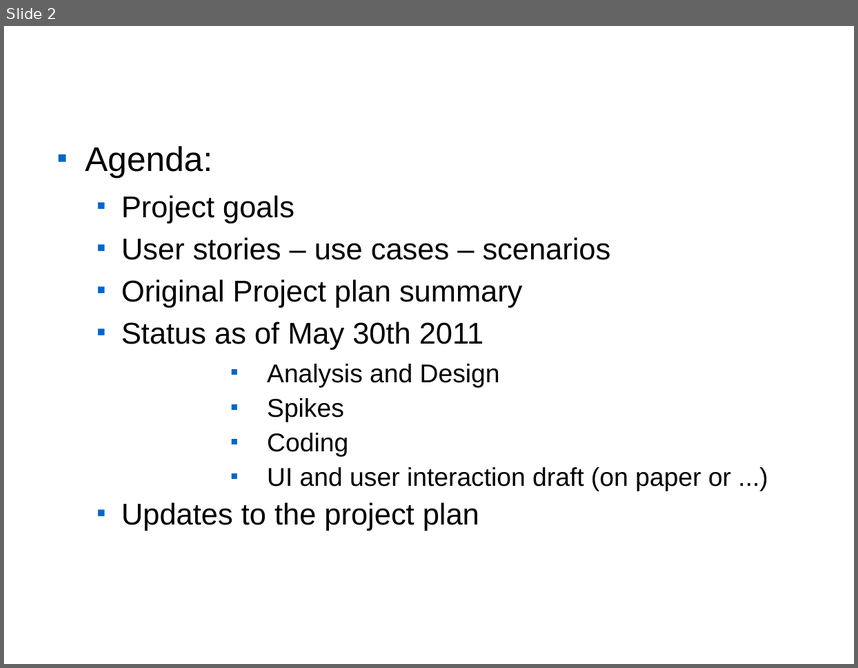
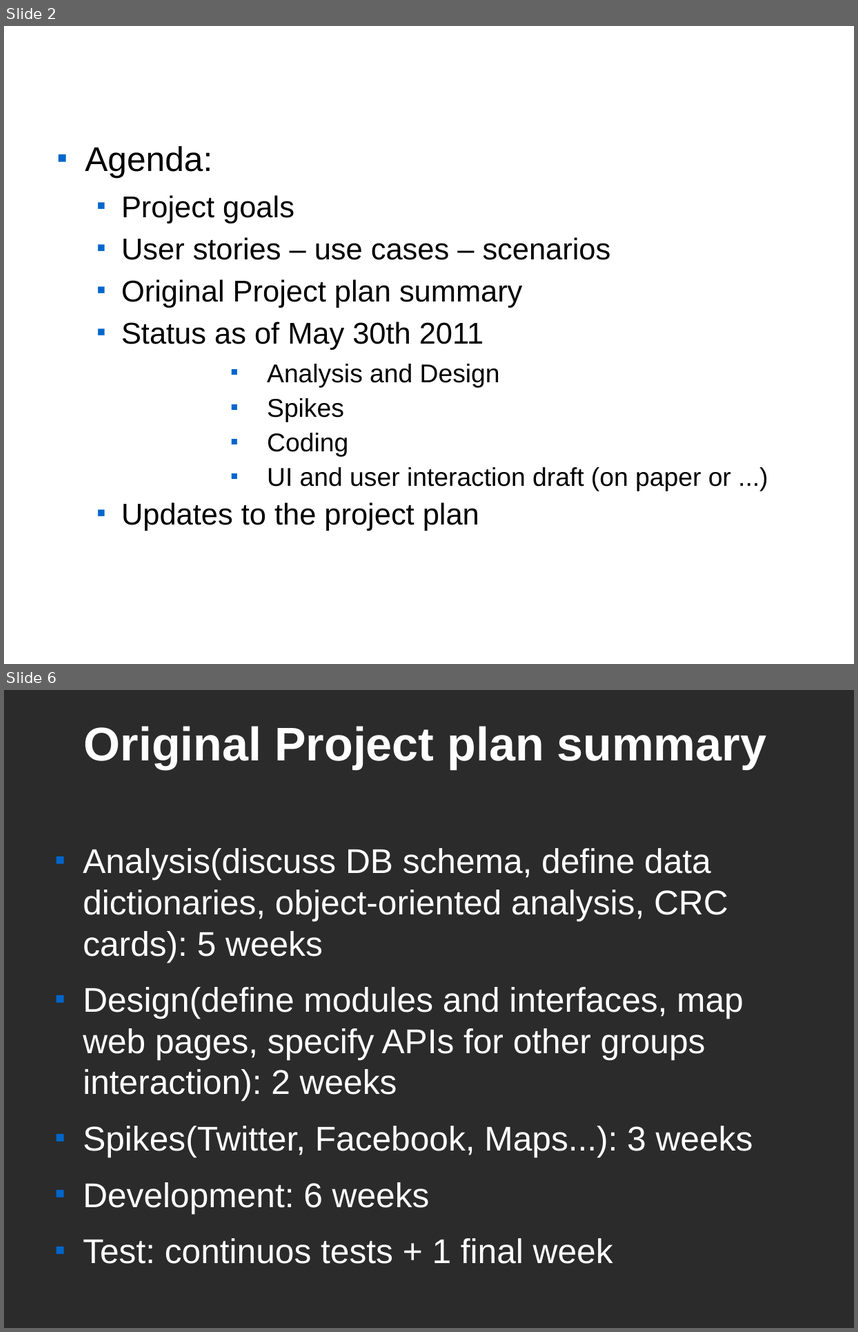
Before and after one commit to cdavide/dove-mangio-it, a slide deck: wiki/projectReviewTemplate.odp. Shown one above the other, each under a label of ours: slide 2 before the commit, slides 2 and 6 after it; the slides between them are not shown. The pictures are 858x668 and 858x1332 pixels, drawn with LibreOffice and Linux fonts; fonts in the diff are those of the drawing; background and template pictures are left out; a plain dark background stands for a picture behind light text. Boxes give left, top, right and bottom in pixels: in the first picture for what was removed or moved away, otherwise in the second. Text is boxed around its words. In the diff, an @@ line names an element or a change of style, - is before the commit and + after.

```diff
--- a/wiki/projectReviewTemplate.odp
+++ b/wiki/projectReviewTemplate.odp
@@ slide 6 added at <box>4,690,854,1328</box>, background picture (left out) @@
@@ title added at <box>84,726,767,769</box>, 44 pt, text #FFFFFF, bold @@
+Original Project plan summary
@@ text added at <box>83,848,753,1263</box>, 32 pt, text #FFFFFF @@
+■ Analysis(discuss DB schema, define data dictionaries, object-oriented analysis, CRC cards): 5 weeks
+■ Design(define modules and interfaces, map web pages, specify APIs for other groups interaction): 2 weeks
+■ Spikes(Twitter, Facebook, Maps...): 3 weeks
+■ Development: 6 weeks
+■ Test: continuos tests + 1 final week
```
Also in this commit, not shown: 4 slides changed, 6 other slides added, 5 slides removed, 3 other files.
